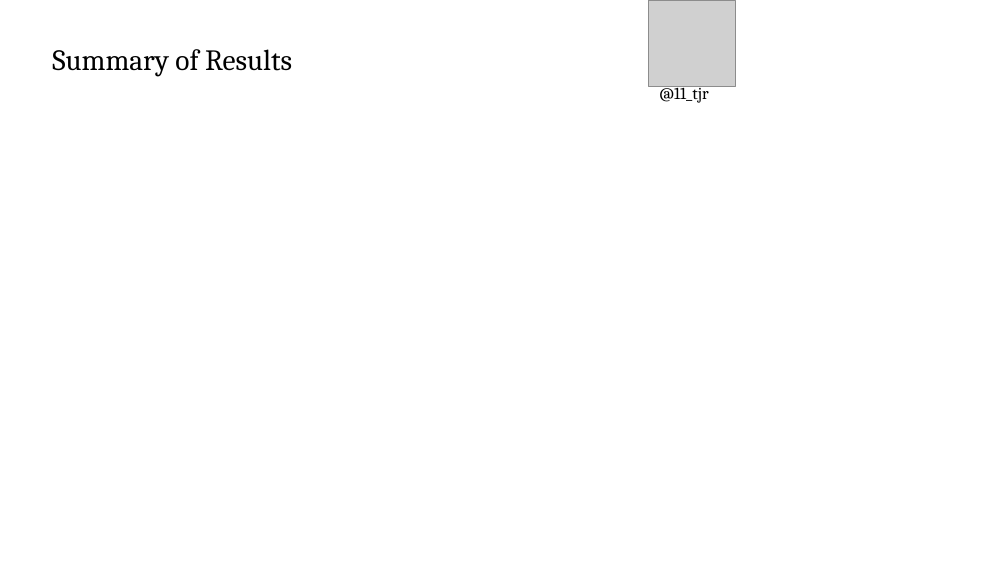
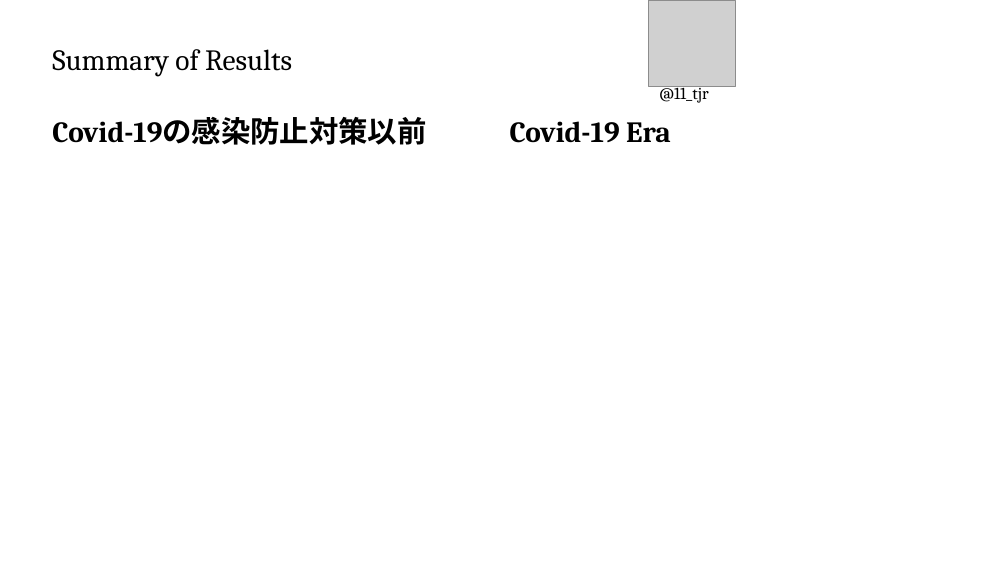
Before and after one commit to T-Reio/ballgame_analysis, a slide deck: slide 9 of slides/spoana13.pptx. Drawn at 1008x567 pixels with LibreOffice and Linux fonts; fonts in the diff are those of the drawing; grey boxes stand for pictures; background and template pictures are left out. Boxes give left, top, right and bottom in pixels: in the first picture for what was removed or moved away, otherwise in the second. Text is boxed around its words. In the diff, an @@ line names an element or a change of style, - is before the commit and + after.

```diff
--- a/slides/spoana13.pptx
+++ b/slides/spoana13.pptx
@@ text added at box(52, 117, 426, 145), 28 pt, text #000000, bold @@
+Covid-19の感染防止対策以前
@@ text added at box(510, 121, 671, 143), 28 pt, text #000000, bold @@
+Covid-19 Era
```
Also in this commit, not shown: 1 other slide changed.
